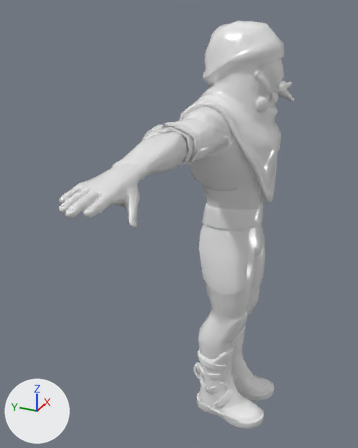
A saved change to the FBX model Assets/Test_Animation/F_Main_Character.fbx.
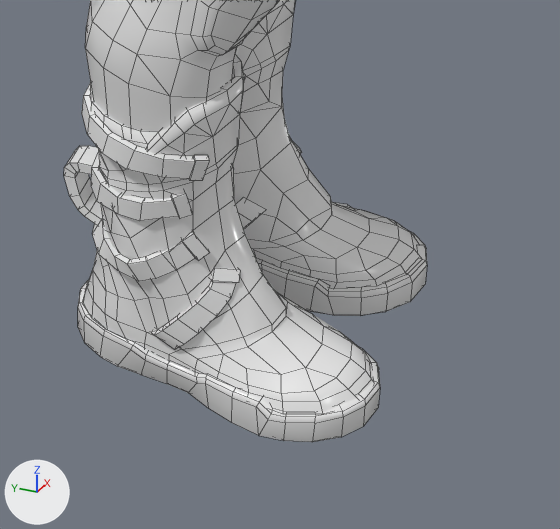
There are two pictures of each version: one whole from a 50 mm camera at (-2.015, -0.644, 1.989) aimed at (-0.055, 0.238, 1.009), one close up on the part from 50% to 85% of the width and 74% to 100% of the height. The lights are fixed; the arrows at lower left show +X, +Y and +Z. The last two pictures show the newer version. The close-ups show mesh edges as thin lines. Where no turn or scale is listed for an object, it has been applied to the vertices.

Names of what the first close-up shows: 'Boots.001', 'Boots_detail.001', 'Clothes_mixed.001'.
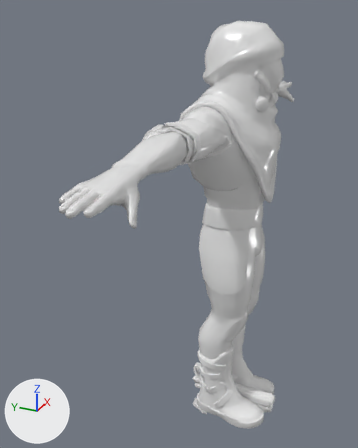
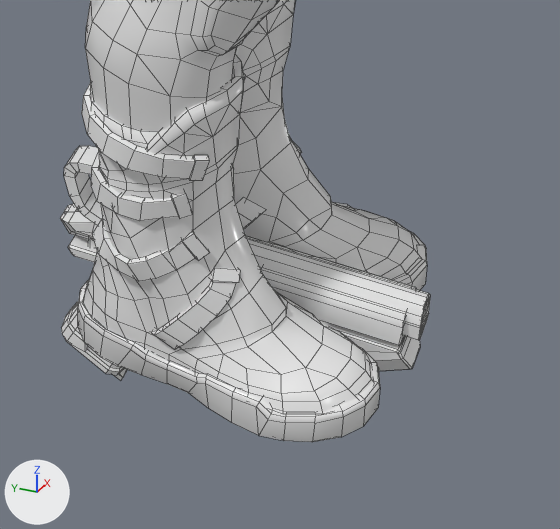
Where the newer file only moved an object's origin or applied its transform, the numbers keep the older frame.

The change, as a list of edits to the scene's bpy script:
```text
Add me_cube_005:
    me_cube_005.from_pydata(...)  # 925 vertices, 960 faces; spans x -0.037..0.037, y -0.282..0.174, z -0.169..0.097
Add ob_standard_gun_001:
    ob_standard_gun_001 = bpy.data.objects.new('Standard_Gun.001', me_cube_005)
    ob_standard_gun_001.location = (0.0, 0.0, 0.0)
```

What differs and where, as boxes [x1, y1, x2, y2] in the close-ups (560 x 529 px):
'Standard_Gun.001', added: after [60, 204, 430, 380]
